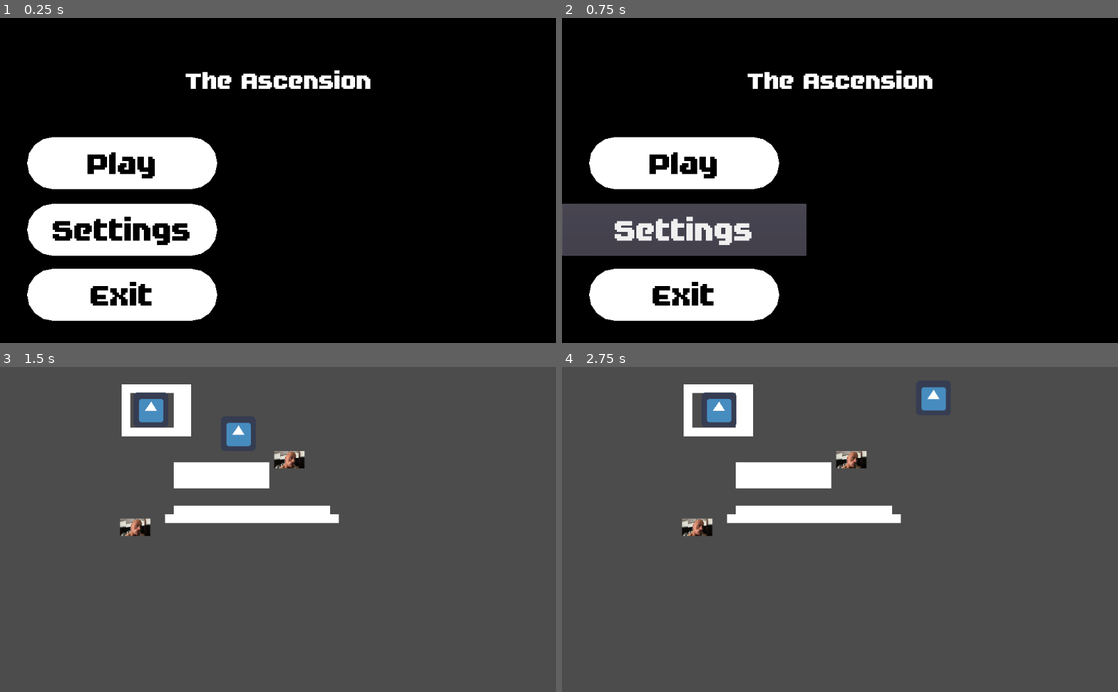
Above: before the commit, frames 1-4 (two rows, left to right).
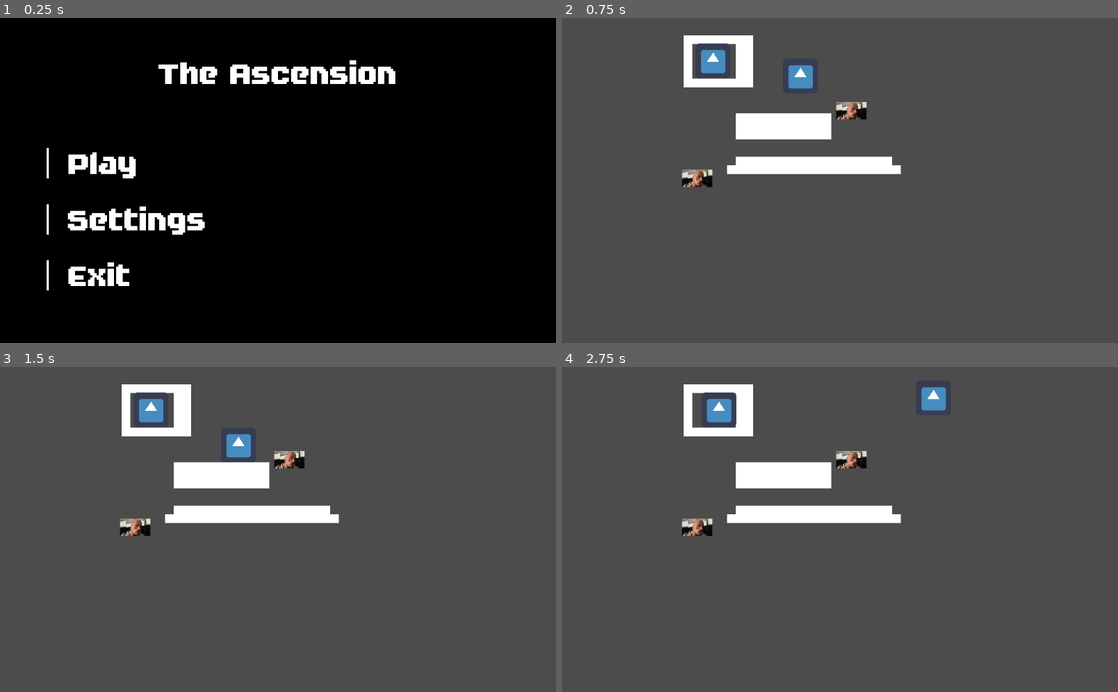
Above: after the commit, the same moments.

Repository: JustAlternate/The-Ascension
Game: Godot game, scene res://Scenes/UI/menu_main.tscn
Same seed, same stepped clock (60 frames per second), same inputs: the game is played once before the commit and once after it. This scene is started directly instead of the project's main scene. The engine's default icon, where the game draws it, is replaced by a stand-in: a white triangle on a blue panel in a dark square.
Inputs (mouse positions are in pixels of both pictures, inside the frame that each line leads up to):
- Up to frame 1 (0.25 s): no input
- Up to frame 2 (0.75 s): click "Settings" at 0.5 s
- Up to frame 3 (1.5 s): click (122, 513) at 1.25 s, where only the run before the commit has a clickable "Play"
- Up to frame 4 (2.75 s): tap Enter at 2 s; hold D (move_right) from 2.03 s (still down); tap E (interact) at 2.1 s; tap W (move_up) at 2.27 s

The runs differ from the first frame. In frame 1, 15% of the frame differs, in the area x 4-72%, y 13-94%; in frame 2, 93%, in the area x 0-100%, y 0-100%; in frame 3, 0.4%; in frame 4, nothing differs.

Commit message:
menu
changement du designe menu

Diff:
--- a/Scenes/UI/button_form_in_menu.tres
+++ b/Scenes/UI/button_form_in_menu.tres
@@ -1,14 +1,8 @@
-[gd_resource type="StyleBoxFlat" format=2]
+[gd_resource type="StyleBoxLine" format=2]
 
 [resource]
-bg_color = Color( 1, 1, 1, 1 )
-border_width_left = 50
-border_width_right = 50
-border_color = Color( 0.8, 0.8, 0.8, 0 )
-corner_radius_top_left = 100
-corner_radius_top_right = 100
-corner_radius_bottom_right = 100
-corner_radius_bottom_left = 100
-corner_detail = 4
-anti_aliasing = false
-anti_aliasing_size = 0.01
+color = Color( 1, 1, 1, 1 )
+grow_begin = -20.0
+grow_end = -20.0
+thickness = 4
+vertical = true
--- a/Scenes/UI/menu_main.gd
+++ b/Scenes/UI/menu_main.gd
@@ -15,8 +15,7 @@
 #func _process(delta):
 #	pass
 
-
-func _on_Button_button_down():
+func _on_Button_button_up():
 	var map_name = "niveau_1"
 	var path = "res://Scenes/{map_name}.tscn".format({"map_name":map_name})
 	get_tree().change_scene(path)
--- a/Scenes/UI/menu_main.tscn
+++ b/Scenes/UI/menu_main.tscn
@@ -1,30 +1,16 @@
-[gd_scene load_steps=8 format=2]
+[gd_scene load_steps=6 format=2]
 
 [ext_resource path="res://Scenes/UI/test.ttf" type="DynamicFontData" id=1]
 [ext_resource path="res://Scenes/UI/button_form_in_menu.tres" type="StyleBox" id=2]
-[ext_resource path="res://Scenes/UI/font_for_button_in_menu.tres" type="DynamicFont" id=3]
 [ext_resource path="res://Scenes/UI/menu_main.gd" type="Script" id=4]
 
 [sub_resource type="DynamicFont" id=1]
-size = 50
+size = 64
 font_data = ExtResource( 1 )
 
 [sub_resource type="DynamicFont" id=3]
 size = 64
-outline_size = 6
 font_data = ExtResource( 1 )
-
-[sub_resource type="StyleBoxFlat" id=4]
-bg_color = Color( 1, 1, 1, 1 )
-border_width_left = 50
-border_width_right = 50
-border_color = Color( 0.8, 0.8, 0.8, 0 )
-corner_radius_top_left = 100
-corner_radius_top_right = 100
-corner_radius_bottom_right = 100
-corner_radius_bottom_left = 100
-corner_detail = 4
-anti_aliasing = false
 
 [node name="menu" type="Node"]
 script = ExtResource( 4 )
@@ -38,12 +24,8 @@
 }
 
 [node name="Label" type="Label" parent="."]
-anchor_top = 0.5
-anchor_bottom = 0.5
-margin_left = 41.0
-margin_top = -278.0
-margin_right = 987.0
-margin_bottom = -90.0
+anchor_right = 1.0
+margin_bottom = 204.0
 custom_fonts/font = SubResource( 1 )
 text = "The Ascension"
 align = 1
@@ -52,42 +34,57 @@
 [node name="Button" type="Button" parent="."]
 anchor_top = 0.5
 anchor_bottom = 0.5
+margin_left = 86.0
 margin_top = -80.0
-margin_right = 450.001
+margin_right = 294.0
 margin_bottom = 16.0
 focus_mode = 0
-custom_colors/font_color = Color( 0, 0, 0, 1 )
-custom_colors/font_color_hover = Color( 0, 0, 0, 1 )
+custom_colors/font_color = Color( 1, 1, 1, 1 )
+custom_colors/font_color_hover = Color( 1, 1, 1, 1 )
 custom_colors/font_color_pressed = Color( 0, 0, 0, 1 )
 custom_fonts/font = SubResource( 3 )
-custom_styles/normal = SubResource( 4 )
+custom_styles/hover = ExtResource( 2 )
+custom_styles/pressed = ExtResource( 2 )
+custom_styles/normal = ExtResource( 2 )
 enabled_focus_mode = 0
 text = "Play"
+
+[node name="Button2" type="Button" parent="."]
+anchor_top = 0.5
+anchor_bottom = 0.5
+margin_left = 86.0
+margin_top = 24.0
+margin_right = 421.0
+margin_bottom = 120.0
+focus_mode = 0
+custom_colors/font_color = Color( 1, 1, 1, 1 )
+custom_colors/font_color_hover = Color( 1, 1, 1, 1 )
+custom_colors/font_color_pressed = Color( 0, 0, 0, 1 )
+custom_fonts/font = SubResource( 3 )
+custom_styles/hover = ExtResource( 2 )
+custom_styles/pressed = ExtResource( 2 )
+custom_styles/normal = ExtResource( 2 )
+enabled_focus_mode = 0
+text = "Settings"
 
 [node name="Button3" type="Button" parent="."]
 anchor_top = 0.5
 anchor_bottom = 0.5
-margin_top = 43.0
-margin_right = 450.001
-margin_bottom = 139.0
+margin_left = 86.0
+margin_top = 127.0
+margin_right = 283.0
+margin_bottom = 223.0
 focus_mode = 0
-custom_colors/font_color = Color( 0, 0, 0, 1 )
-custom_fonts/font = ExtResource( 3 )
-custom_styles/normal = ExtResource( 2 )
-enabled_focus_mode = 0
-text = "Settings"
-
-[node name="Button2" type="Button" parent="."]
-anchor_top = 0.5
-anchor_bottom = 0.5
-margin_top = 163.0
-margin_right = 450.001
-margin_bottom = 259.0
-focus_mode = 0
-custom_colors/font_color = Color( 0, 0, 0, 1 )
-custom_fonts/font = ExtResource( 3 )
+custom_colors/font_color = Color( 1, 1, 1, 1 )
+custom_colors/font_color_hover = Color( 1, 1, 1, 1 )
+custom_colors/font_color_pressed = Color( 0, 0, 0, 1 )
+custom_fonts/font = SubResource( 3 )
+custom_styles/hover = ExtResource( 2 )
+custom_styles/pressed = ExtResource( 2 )
 custom_styles/normal = ExtResource( 2 )
 enabled_focus_mode = 0
 text = "Exit"
 
-[connection signal="button_down" from="Button" to="." method="_on_Button_button_down"]
+[connection signal="button_up" from="Button" to="." method="_on_Button_button_up"]
+[connection signal="button_up" from="Button2" to="." method="_on_Button_button_up"]
+[connection signal="button_up" from="Button3" to="." method="_on_Button_button_up"]
